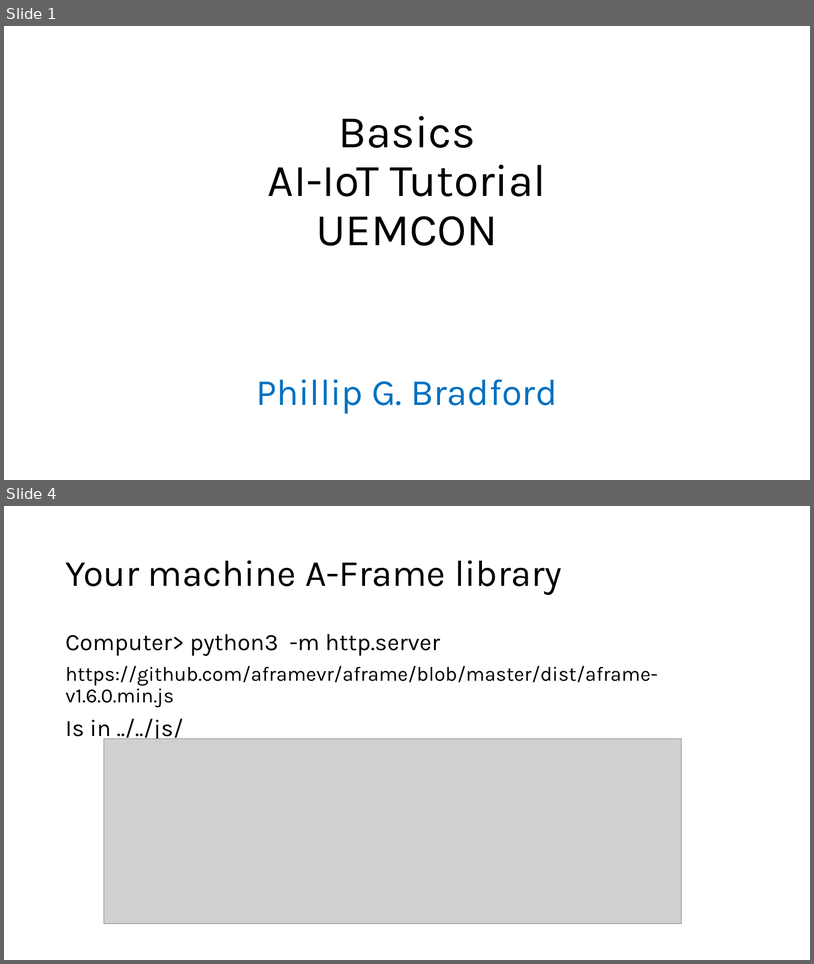
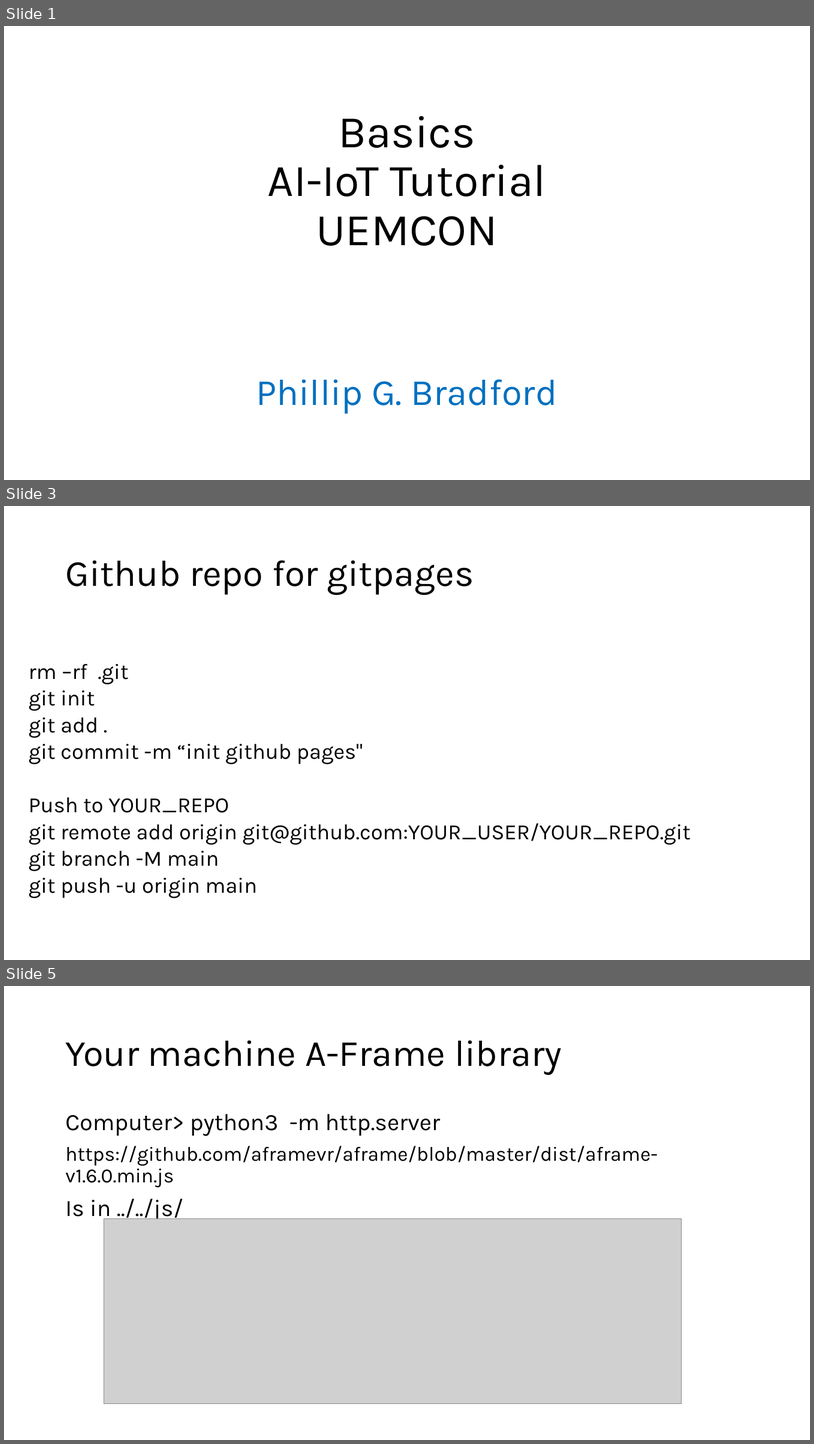
Before and after one commit to wonder-phil/UEMCON-2025, a slide deck: p01/Basics.pptx. Shown one above the other, each under a label of ours: slides 1 and 4 before the commit, slides 1, 3 and 5 after it; the slides between them are not shown. The pictures are 814x964 and 814x1444 pixels, drawn with LibreOffice and Linux fonts; fonts in the diff are those of the drawing; grey boxes stand for pictures. Boxes give left, top, right and bottom in pixels: in the first picture for what was removed or moved away, otherwise in the second. Text is boxed around its words. In the diff, an @@ line names an element or a change of style, - is before the commit and + after.

Commit message:
update for gitpages

```diff
--- a/p01/Basics.pptx
+++ b/p01/Basics.pptx
@@ slide 3 added at bbox=[4, 506, 810, 960], background #FFFFFF @@
@@ title added at bbox=[65, 560, 474, 595], 44 pt, text #000000 @@
+Github repo for gitpages
@@ text added at bbox=[29, 664, 691, 898], 25.9 pt, text #000000 @@
+rm –rf .git
+git init
+git add .
+git commit -m “init github pages"
+Push to YOUR_REPO
+git remote add origin git@github.com:YOUR_USER/YOUR_REPO.git
+git branch -M main
+git push -u origin main
@@ what was slide 4 is now slide 5 @@
```
Also in this commit, not shown: 2 slides changed, 15 other files.
